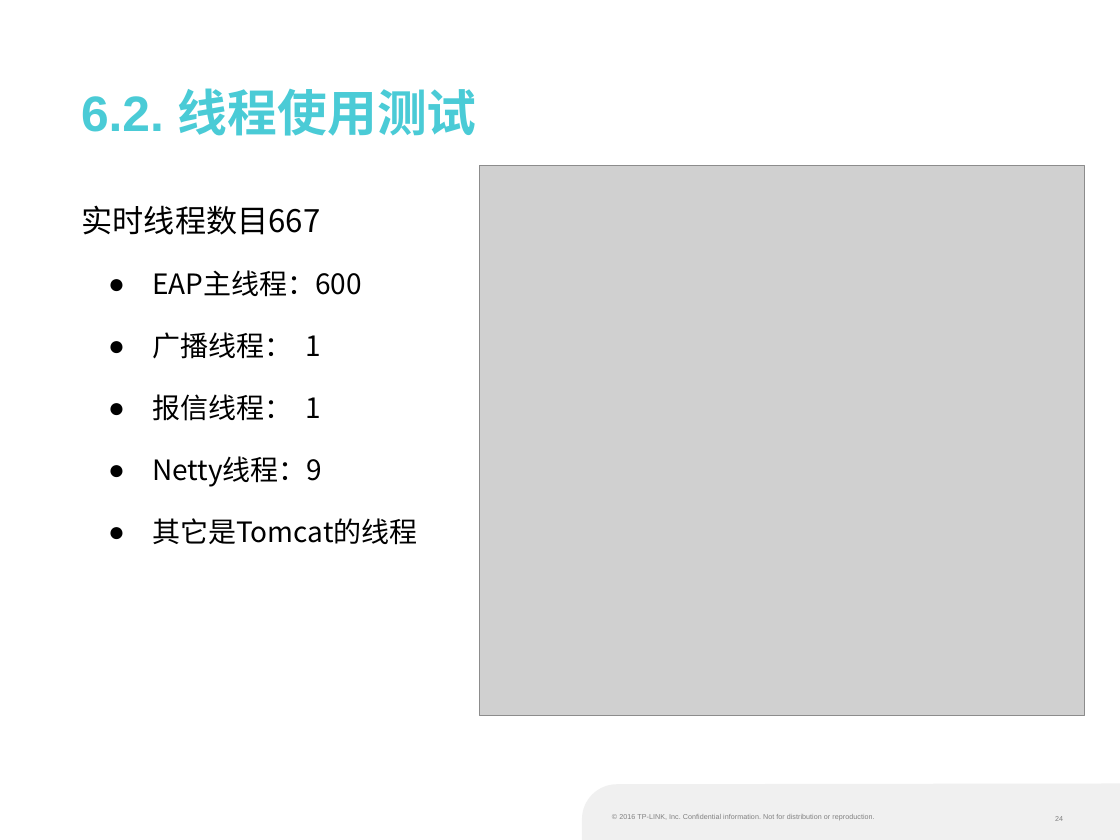
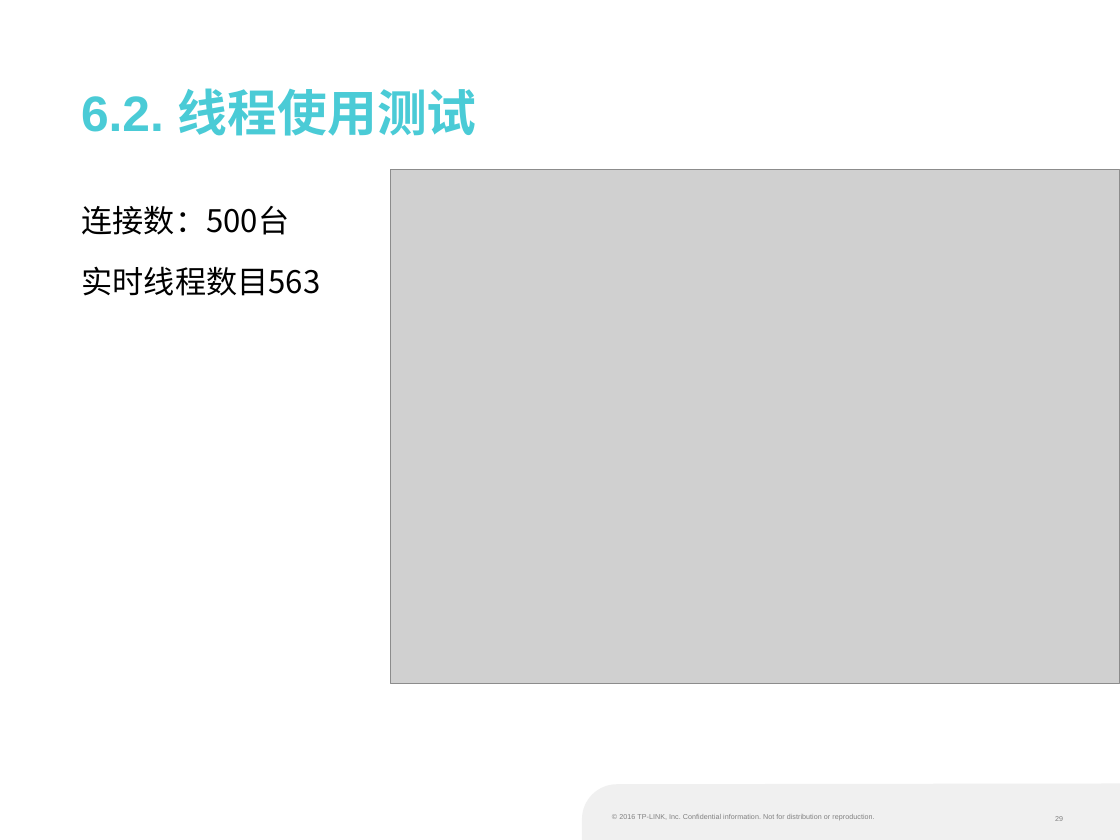
Before and after one commit to liufangri/eapsimulator, a slide deck: slide 29 of docs/培训课题/W10582孙晓宇.pptx (slide 24 before the commit). Drawn at 1120x840 pixels with LibreOffice and Linux fonts; fonts in the diff are those of the drawing; grey boxes stand for pictures; background and template pictures are left out. Boxes give left, top, right and bottom in pixels: in the first picture for what was removed or moved away, otherwise in the second. Text is boxed around its words. In the diff, an @@ line names an element or a change of style, - is before the commit and + after.

```diff
--- a/docs/培训课题/W10582孙晓宇.pptx
+++ b/docs/培训课题/W10582孙晓宇.pptx
@@ picture: place and size @@
-picture at (479, 166, 1085, 717)
+picture at (391, 169, 1120, 683)
@@ text at (82, 205, 321, 296): text changed; size 18 to 20 pt @@
-实时线程数目667
-  ● EAP主线程：600
-  ● 广播线程： 1
-  ● 报信线程： 1
-  ● Netty线程：9
-  ● 其它是Tomcat的线程
+连接数：500台
+实时线程数目563
```
Also in this commit, not shown: 16 other slides changed, 6 slides added, 1 slide removed, 6 other files.
